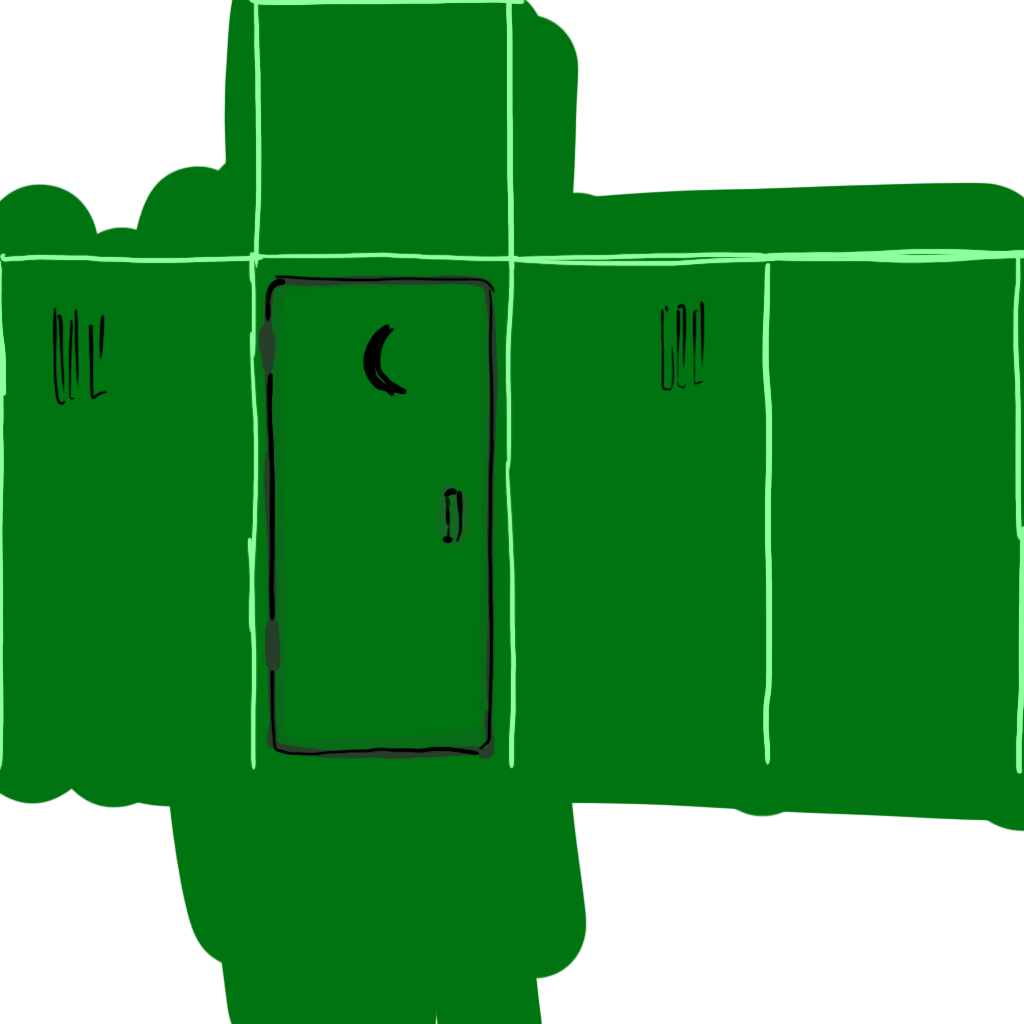
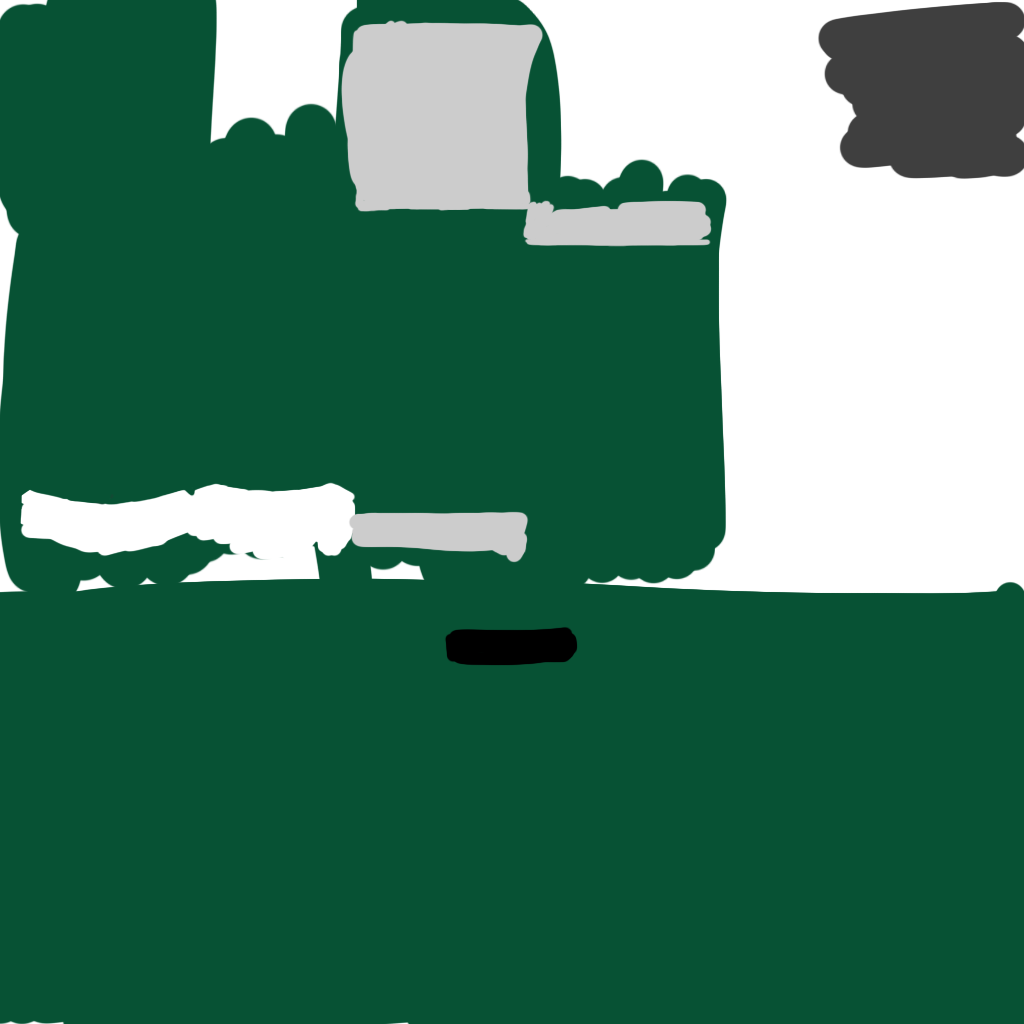
Layers edited between the first and the second w=1024, h=1024 image:
renamed "Layer 1" to "Layer 2", painted on it over (0, 0, 1024, 1024)
added layer "SeatUV" over (865, 22, 1006, 163)
